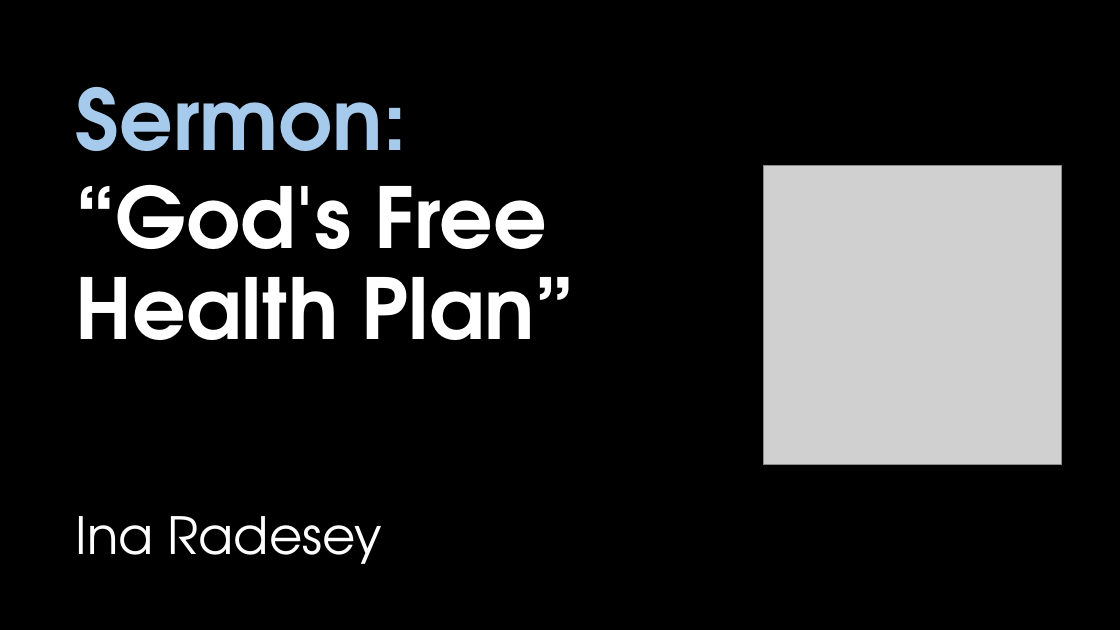
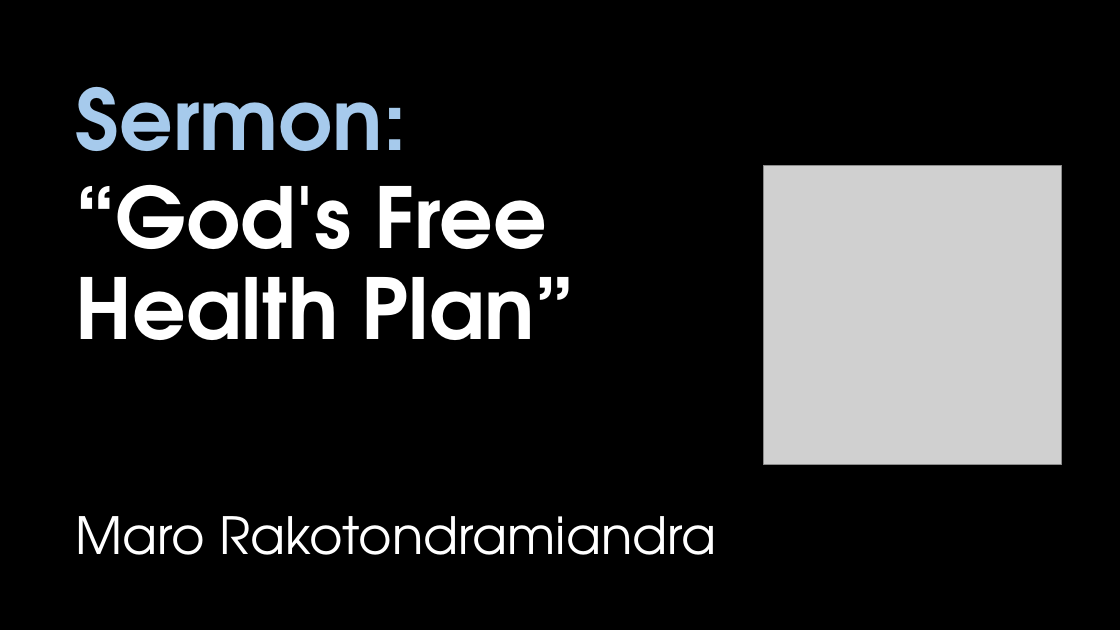
Before and after one commit to notnotedvard/isda-pptgen, a slide deck: slide 6 of assets/template.pptx. Drawn at 1120x630 pixels with LibreOffice and Linux fonts; fonts in the diff are those of the drawing; grey boxes stand for pictures; background and template pictures are left out. Boxes give left, top, right and bottom in pixels: in the first picture for what was removed or moved away, otherwise in the second. Text is boxed around its words. In the diff, an @@ line names an element or a change of style, - is before the commit and + after.

```diff
--- a/assets/template.pptx
+++ b/assets/template.pptx
@@ text at <box>75,516,716,555</box>: text changed @@
-Ina Radesey
+Maro Rakotondramiandra
```
Also in this commit, not shown: 4 other files.
